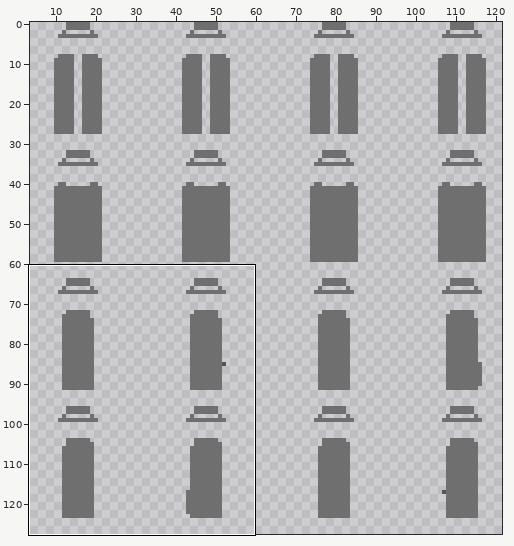
A sprite sheet gets an edit: Game/Player/player_coat.png. Above: a wide view before the commit, with the close-up outlined.
Close-up. First the earlier version:
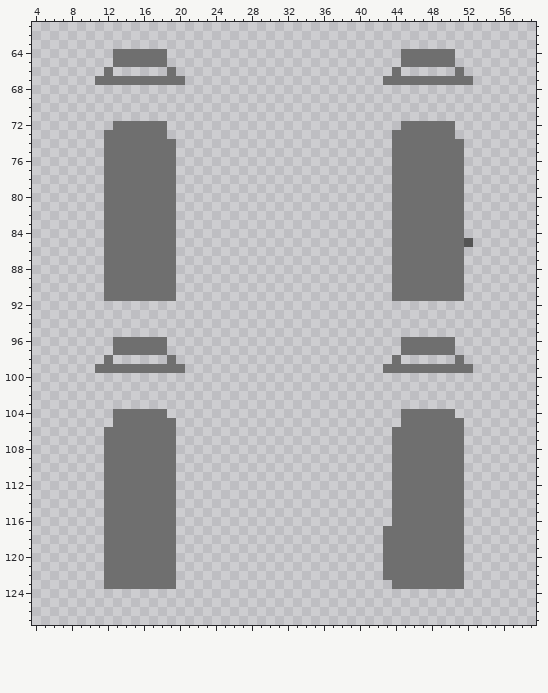
The file is 128x128 pixels. Shown: x 4..59, y 61..127. The wide view leaves out empty margins. The commit also changed other parts of the picture, which this record leaves out.
Once edited:
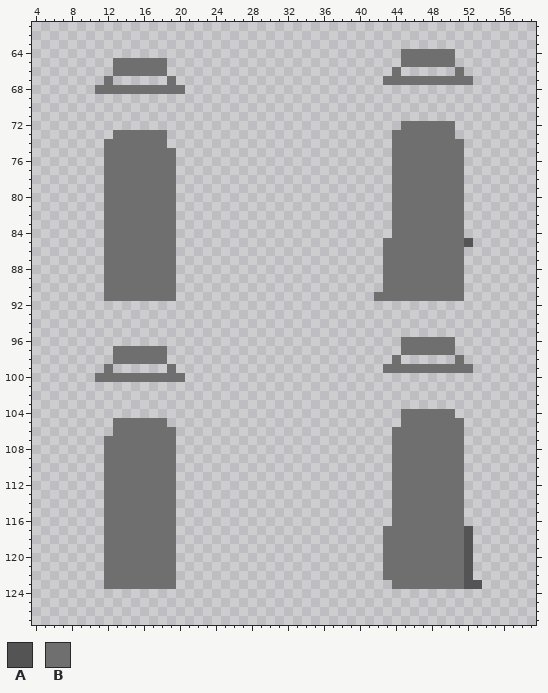
Palette (. is transparent): A #545454  B #6f6f6f
Diff:
y 64: x 13..18 BBBBBB -> ......
y 66: x 12..19 B......B -> .BBBBBB.
y 67: x 11 B -> .; x 13..18 BBBBBB -> ......; x 20 B -> .
y 68: x 11..20 .......... -> BBBBBBBBBB
y 72: x 13..18 BBBBBB -> ......
y 73: x 12 B -> .
y 74: x 19 B -> .
y 85..90: x 43 . -> B
y 91: x 42..43 .. -> BB
y 96: x 13..18 BBBBBB -> ......
y 98: x 12..19 B......B -> .BBBBBB.
y 99: x 11 B -> .; x 13..18 BBBBBB -> ......; x 20 B -> .
y 100: x 11..20 .......... -> BBBBBBBBBB
y 104: x 13..18 BBBBBB -> ......
y 105: x 19 B -> .
y 106: x 12 B -> .
y 117..122: x 52 . -> A
y 123: x 52..53 .. -> AA
